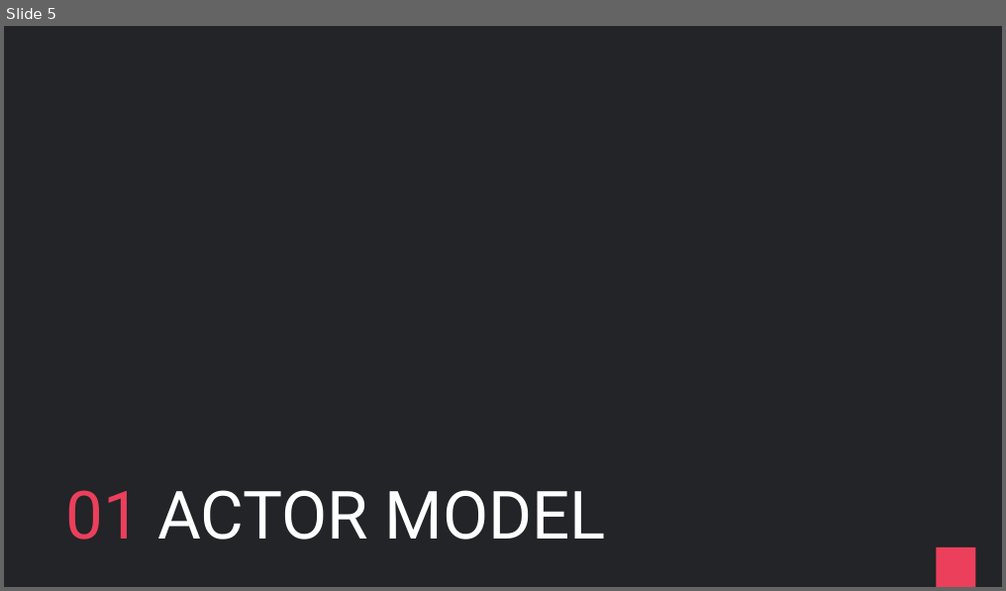
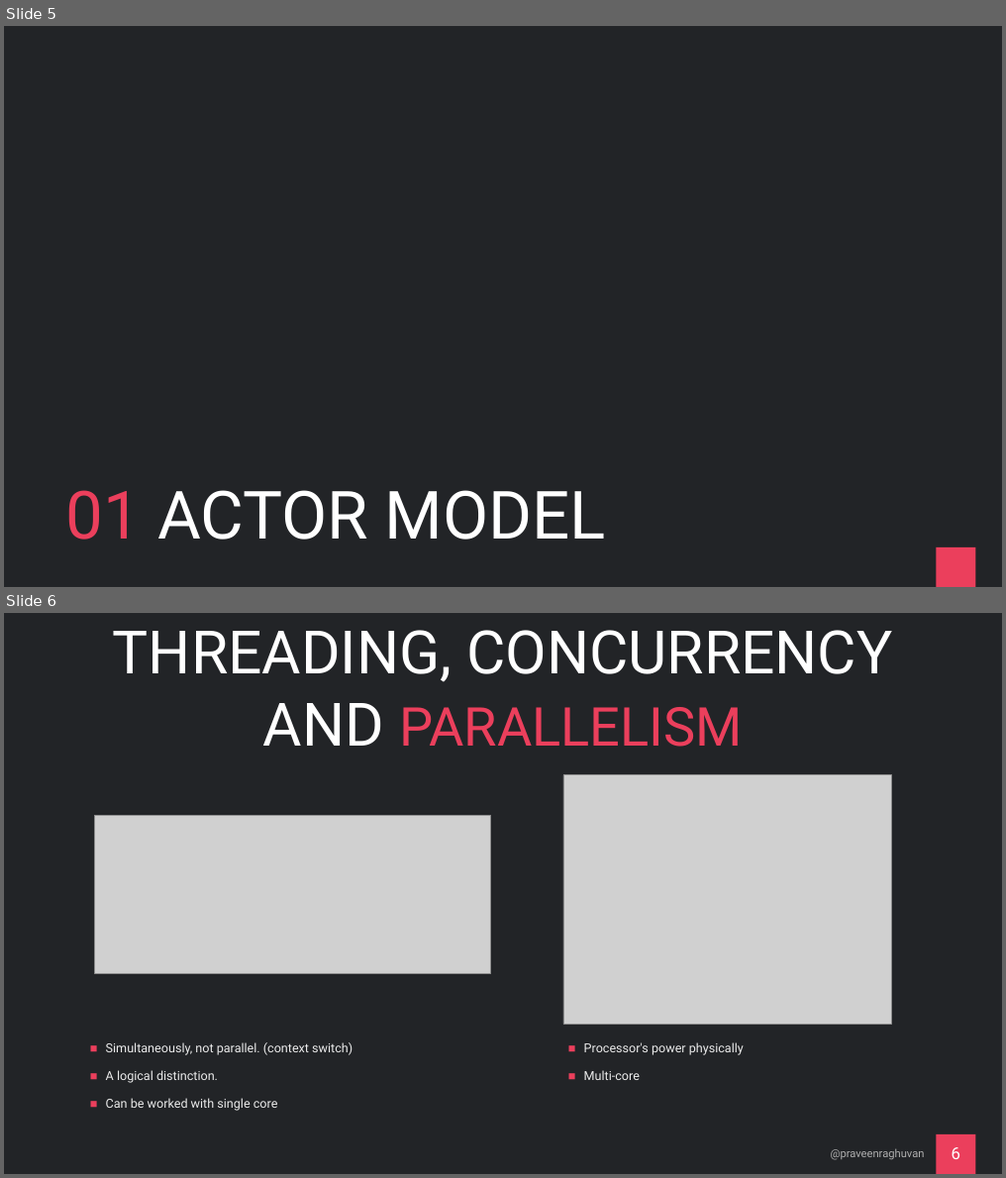
Before and after one commit to praveenraghuvanshi/tech-sessions, a slide deck: drafts/Orleans/ppt/Orleans_draft.pptx. Shown one above the other, each under a label of ours: slide 5 before the commit, slides 5 and 6 after it. The pictures are 1006x591 and 1006x1178 pixels, drawn with LibreOffice and Linux fonts; fonts in the diff are those of the drawing; grey boxes stand for pictures; background and template pictures are left out. Boxes give left, top, right and bottom in pixels: in the first picture for what was removed or moved away, otherwise in the second. Text is boxed around its words. In the diff, an @@ line names an element or a change of style, - is before the commit and + after.

Commit message:
Orleans: Concurrency and Parallelism

```diff
--- a/drafts/Orleans/ppt/Orleans_draft.pptx
+++ b/drafts/Orleans/ppt/Orleans_draft.pptx
@@ slide 6 added at (4, 613, 1002, 1174), background #222427; not listed: 1 template element that a slide beside it also shows @@
@@ title added at (113, 630, 892, 747), 86.4 pt, text #FFFFFF @@
+THREADING, CONCURRENCY AND PARALLELISM
@@ picture added at (563, 775, 891, 1024) @@
@@ picture added at (94, 815, 490, 973) @@
@@ text added at (106, 1043, 352, 1111), 18 pt, text #EAEAEA @@
+■ Simultaneously, not parallel. (context switch)
+■ A logical distinction.
+■ Can be worked with single core
@@ text added at (584, 1043, 744, 1080), 18 pt, text #EAEAEA @@
+■ Processor's power physically
+■ Multi-core
@@ text added at (831, 1150, 925, 1160), 16 pt, text #B0B0B0 @@
+@praveenraghuvan
@@ page number added at (951, 1148, 960, 1159), 24 pt, text #FFFFFF @@
+6
```
Also in this commit, not shown: 5 slides changed, 7 other slides added, 19 other files.
